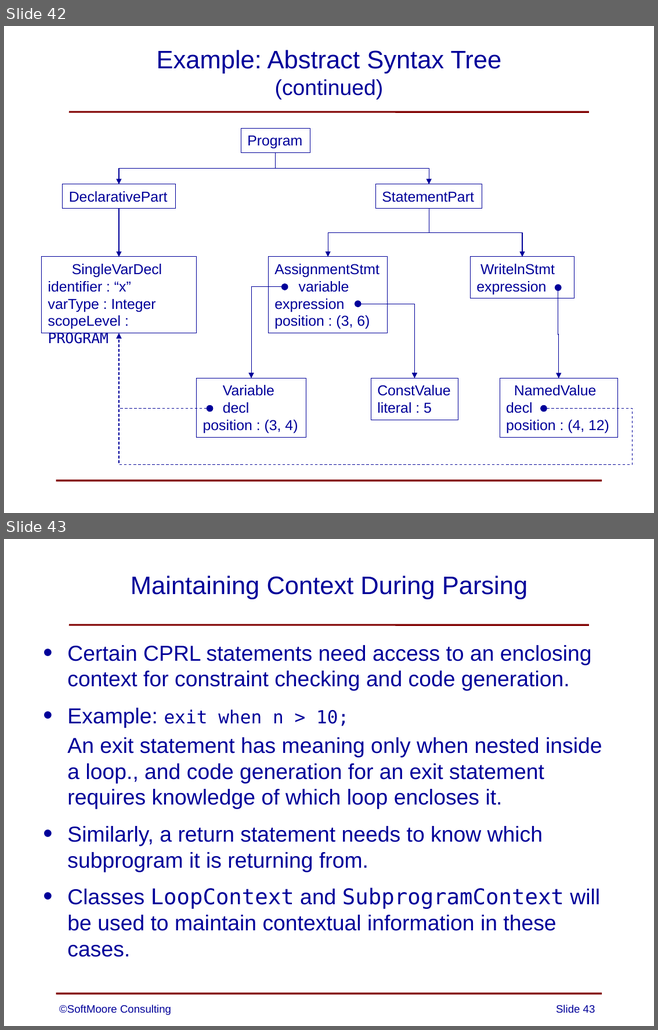
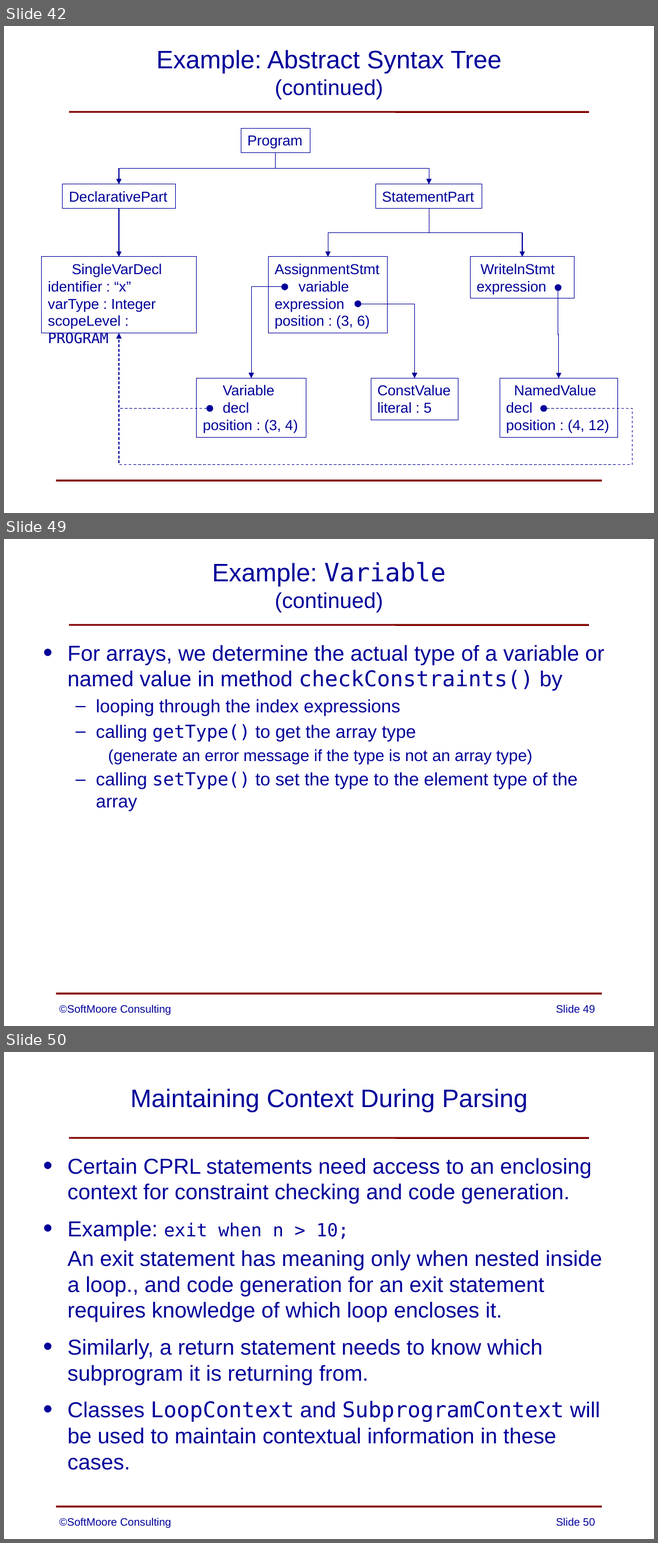
Before and after one commit to SoftMoore/CPRL, a slide deck: PowerPoint Slides/08 - Abstract Syntax Trees.pptx. Shown one above the other, each under a label of ours: slides 42 and 43 before the commit, slides 42, 49 and 50 after it; the slides between them are not shown. The pictures are 658x1030 and 658x1543 pixels, drawn with LibreOffice and Linux fonts; fonts in the diff are those of the drawing. Boxes give left, top, right and bottom in pixels: in the first picture for what was removed or moved away, otherwise in the second. Text is boxed around its words. In the diff, an @@ line names an element or a change of style, - is before the commit and + after.

```diff
--- a/PowerPoint Slides/08 - Abstract Syntax Trees.pptx
+++ b/PowerPoint Slides/08 - Abstract Syntax Trees.pptx
@@ slide 49 added at [4,539,654,1026], background #FFFFFF; not listed: 2 template elements that a slide beside it also shows @@
@@ title added at [212,562,445,613], 28 pt, text #000099 @@
+Example: Variable
+(continued)
@@ text added at [67,645,604,811], 20 pt, text #000099 @@
+• For arrays, we determine the actual type of a variable or named value in method checkConstraints() by
+  – looping through the index expressions
+  – calling getType() to get the array type
+    (generate an error message if the type is not an array type)
+  – calling setType() to set the type to the element type of the array
@@ text added at [59,1005,171,1015], 12 pt, text #000099 @@
+©SoftMoore Consulting
@@ page number added at [556,1005,595,1013], 12 pt, text #000099 @@
+Slide 49
@@ what was slide 43 is now slide 50 @@
@@ page number at [556,1518,595,1526]: text changed @@
-Slide 43
+Slide 50
```
Also in this commit, not shown: 6 other slides added, 3 other files.
